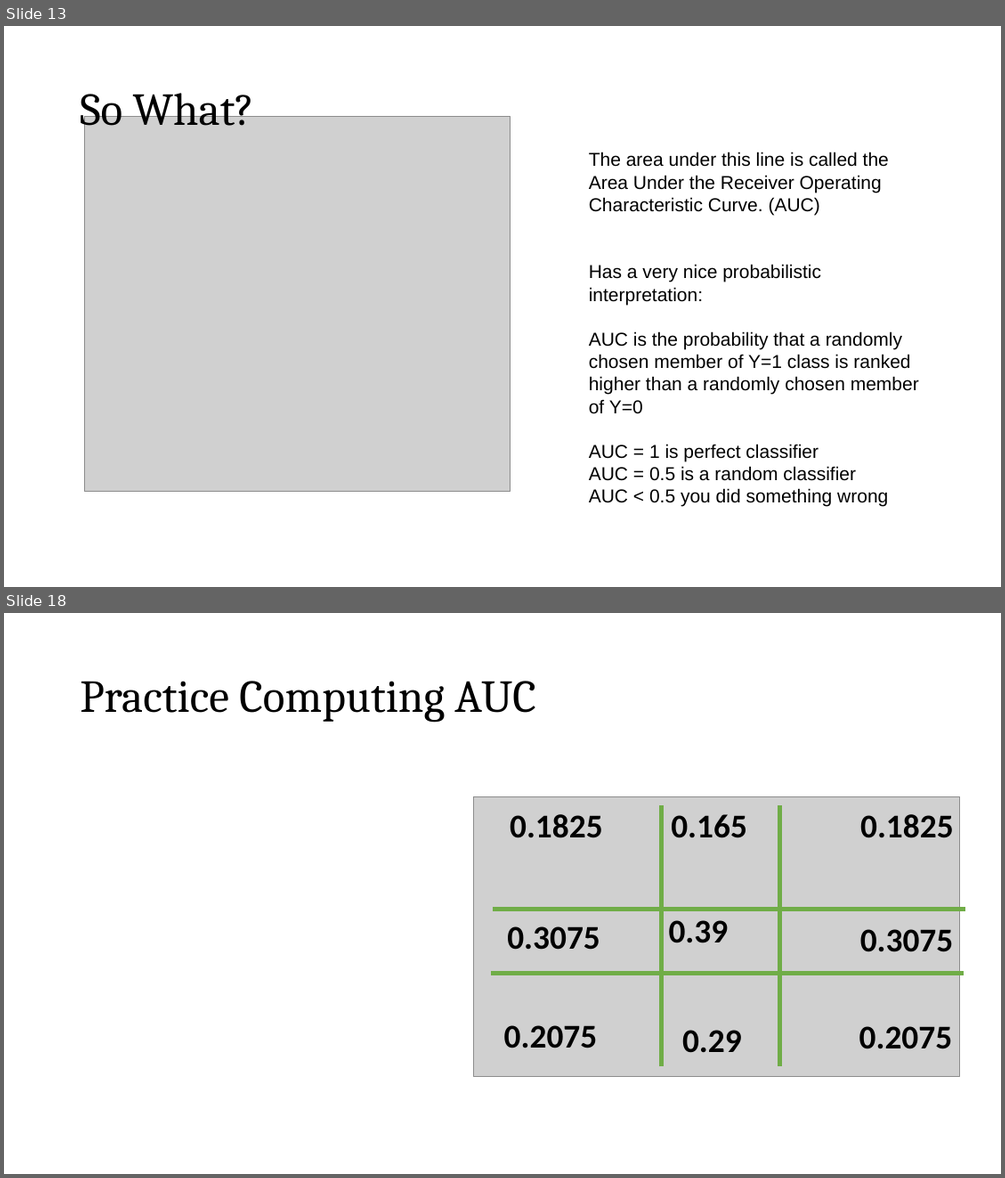
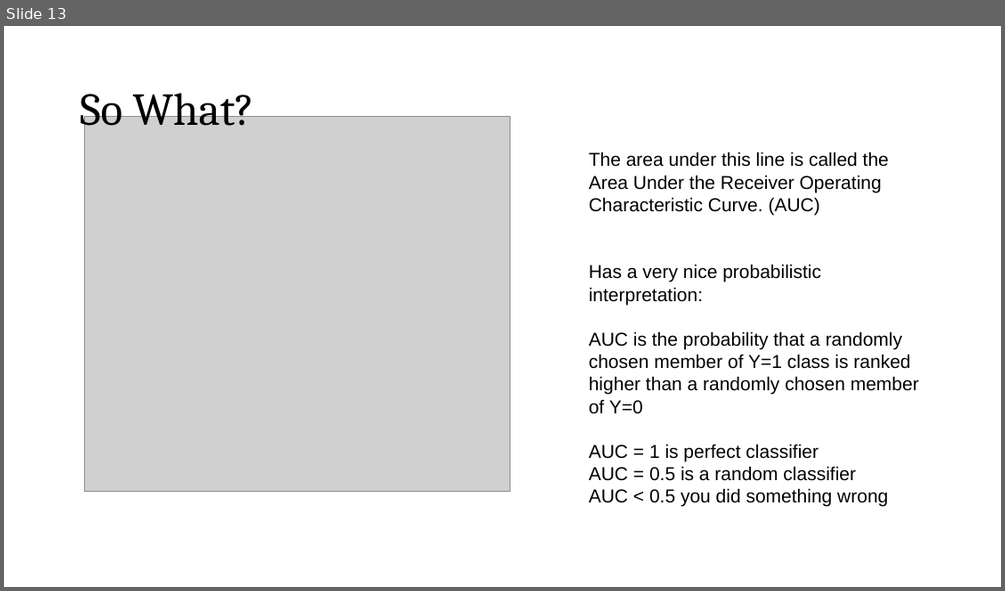
Before and after one commit to zjelveh/zjelveh.github.io, a slide deck: files/inst414_spring2026/lectures/lecture_9c_AUC.pptx. Shown one above the other, each under a label of ours: slides 13 and 18 before the commit, slide 13 after it; the slides between them are not shown. The pictures are 1005x1178 and 1005x591 pixels, drawn with LibreOffice and Linux fonts; fonts in the diff are those of the drawing; grey boxes stand for pictures. Boxes give left, top, right and bottom in pixels: in the first picture for what was removed or moved away, otherwise in the second. Text is boxed around its words. In the diff, an @@ line names an element or a change of style, - is before the commit and + after.

```diff
--- a/files/inst414_spring2026/lectures/lecture_9c_AUC.pptx
+++ b/files/inst414_spring2026/lectures/lecture_9c_AUC.pptx
@@ slide 18 removed at (4,613,1001,1174), background #FFFFFF @@
@@ title removed at (80,681,535,722) @@
-Practice Computing AUC
@@ picture removed at (474,797,960,1077) @@
@@ text removed at (510,814,603,838) @@
-0.1825
@@ line removed from (662, 1067) to (662, 805) @@
@@ text removed at (671,814,747,838) @@
-0.165
@@ line removed from (780, 805) to (780, 1067) @@
@@ text removed at (860,814,954,838) @@
-0.1825
@@ line removed from (493, 909) to (966, 909) @@
@@ text removed at (507,926,600,949) @@
-0.3075
@@ text removed at (669,920,728,943) @@
-0.39
@@ text removed at (860,929,954,952) @@
-0.3075
@@ line removed from (491, 973) to (964, 973) @@
@@ text removed at (504,1025,598,1048) @@
-0.2075
@@ text removed at (682,1030,742,1053) @@
-0.29
@@ text removed at (859,1026,953,1049) @@
-0.2075
```
Also in this commit, not shown: 4 other slides removed, 2 other files.
